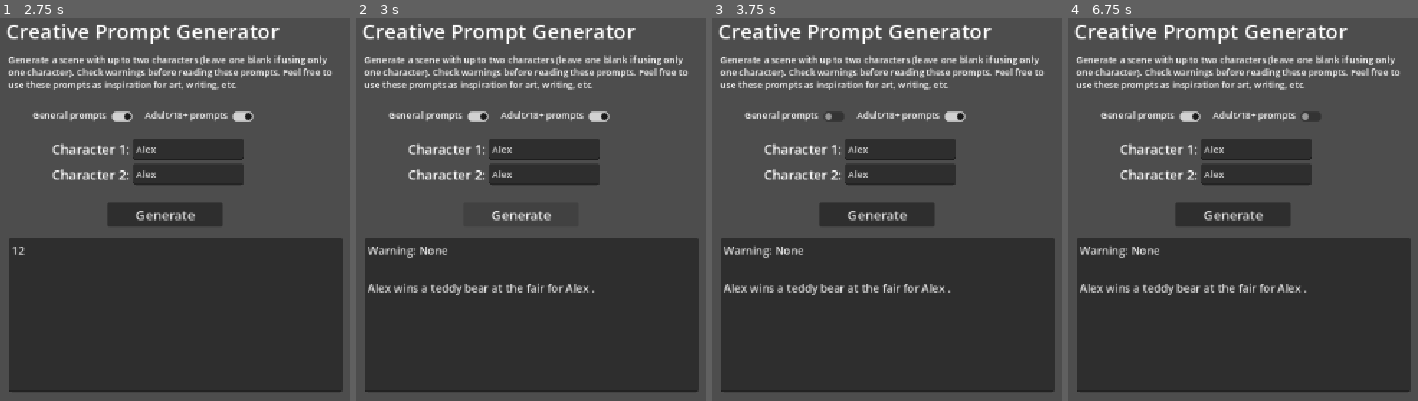
Above: before the commit, frames 1-4 (left to right).
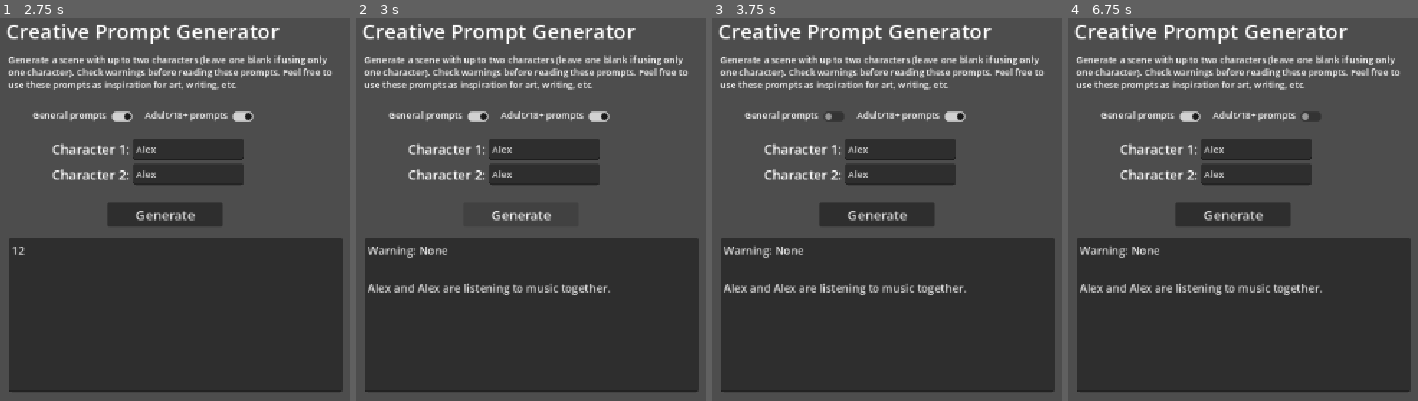
Above: after the commit, the same moments.

Repository: 17angelsprings/Creative-Prompt-Generator
Game: Godot game, scene res://src/ui/MainScreen.tscn
Two runs of this game, one before a commit and one after it. Both use one fixed random seed, a clock stepped at 60 frames per second and the inputs below.
Inputs (mouse positions are in pixels of both pictures, inside the frame that each line leads up to):
- Up to frame 1 (2.75 s): click (189, 148) at 0.52 s; type "Alex" at 0.6 s; click (189, 175) at 0.75 s; type "Alex" at 0.83 s; click (175, 316) at 0.98 s; type "12" at 1.07 s; click (122, 117) at 1.25 s; click (241, 117) at 2 s
- Up to frame 2 (3 s): click "Generate" at 2.75 s
- Up to frame 3 (3.75 s): click (834, 117) at 3.5 s
- Up to frame 4 (6.75 s): click (1309, 117) at 4.25 s; click "Generate" at 5 s; click (1190, 117) at 5.75 s; click (1309, 117) at 6.5 s

Frame 1 is identical in both runs. In frame 2, 0.9% of the frame differs, in the area x 10-73%, y 69-73%; in frame 3, 0.9%; in frame 4, 0.9%.
Error in both runs: Attempt to call function 'get_as_text' in base 'null instance' on a null instance. (res://src/ui/generated_prompt.gd:102)

Commit message:
Exported and tested web build

Diff:
--- a/project.godot
+++ b/project.godot
@@ -13,6 +13,7 @@
 config/name="Creative Prompt Generator"
 run/main_scene="uid://d2yhawbv1378g"
 config/features=PackedStringArray("4.7", "GL Compatibility")
+boot_splash/show_image=false
 config/icon="res://icon.svg"
 
 [autoload]
--- a/src/prompts/gen_couple_prompts.json
+++ b/src/prompts/gen_couple_prompts.json
@@ -28,5 +28,10 @@
 	"content warning": "None",
 	"prompt part 1": "and",
 	"prompt part 2": " are playing with the animals at an animal shelter. They're considering adopting one for themselves."
+},
+{
+	"content warning": "None",
+	"prompt part 1": "has a strange or unusual habit that",
+	"prompt part 2": " is trying to wrap their head around."
 }
 ]
Not shown, added: export_presets.cfg
Binary file added: web_build/index.apple-touch-icon.png
Binary file added: web_build/index.icon.png
Binary file added: web_build/index.png
Not shown, added: web_build/index.audio.position.worklet.js
Not shown, added: web_build/index.audio.worklet.js
Not shown, added: web_build/index.html
Not shown, added: web_build/index.js
Not shown, added: web_build/index.pck
Not shown, added: web_build/index.wasm
Not shown, added: web_build/server.py
